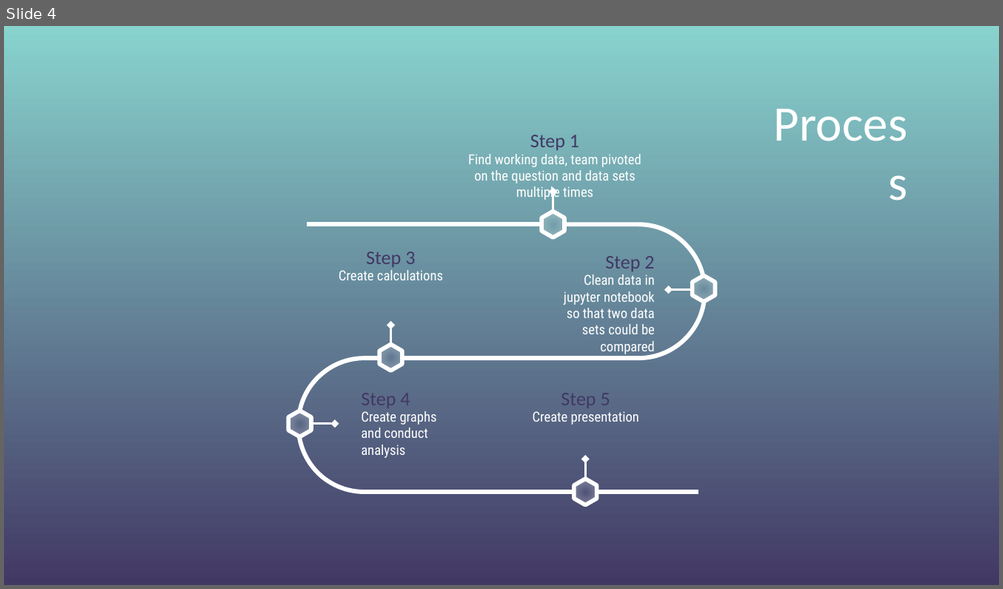
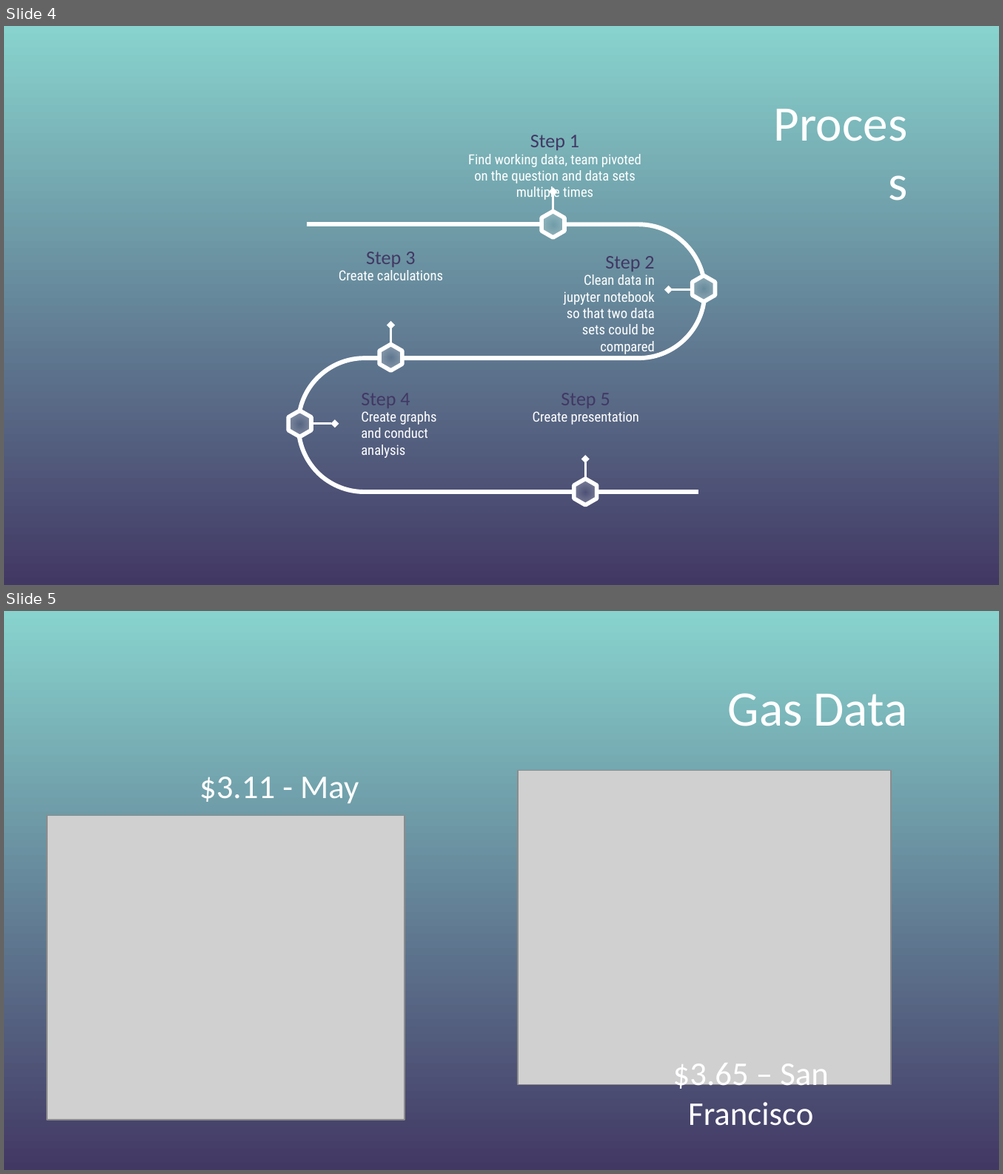
Before and after one commit to stephenkmin/Project-1, a slide deck: Project1_Presentation.pptx. Shown one above the other, each under a label of ours: slide 4 before the commit, slides 4 and 5 after it. The pictures are 1003x589 and 1003x1174 pixels, drawn with LibreOffice and Linux fonts; fonts in the diff are those of the drawing; grey boxes stand for pictures; background and template pictures are left out. Boxes give left, top, right and bottom in pixels: in the first picture for what was removed or moved away, otherwise in the second. Text is boxed around its words. In the diff, an @@ line names an element or a change of style, - is before the commit and + after.

```diff
--- a/Project1_Presentation.pptx
+++ b/Project1_Presentation.pptx
@@ slide 5 added at (4, 611, 999, 1170), background picture (left out) @@
@@ title added at (728, 693, 908, 726), 36 pt, text #FFFFFF @@
+Gas Data
@@ title added at (199, 777, 358, 803), 24 pt, text #FFFFFF @@
+$3.11 - May
@@ picture added at (518, 770, 891, 1085) @@
@@ picture added at (47, 816, 404, 1120) @@
@@ text added at (673, 1063, 828, 1126), 24 pt, text #FFFFFF @@
+$3.65 – San Francisco
```
Also in this commit, not shown: 1 slide changed, 2 other slides added, 5 slides removed, 10 other files.
